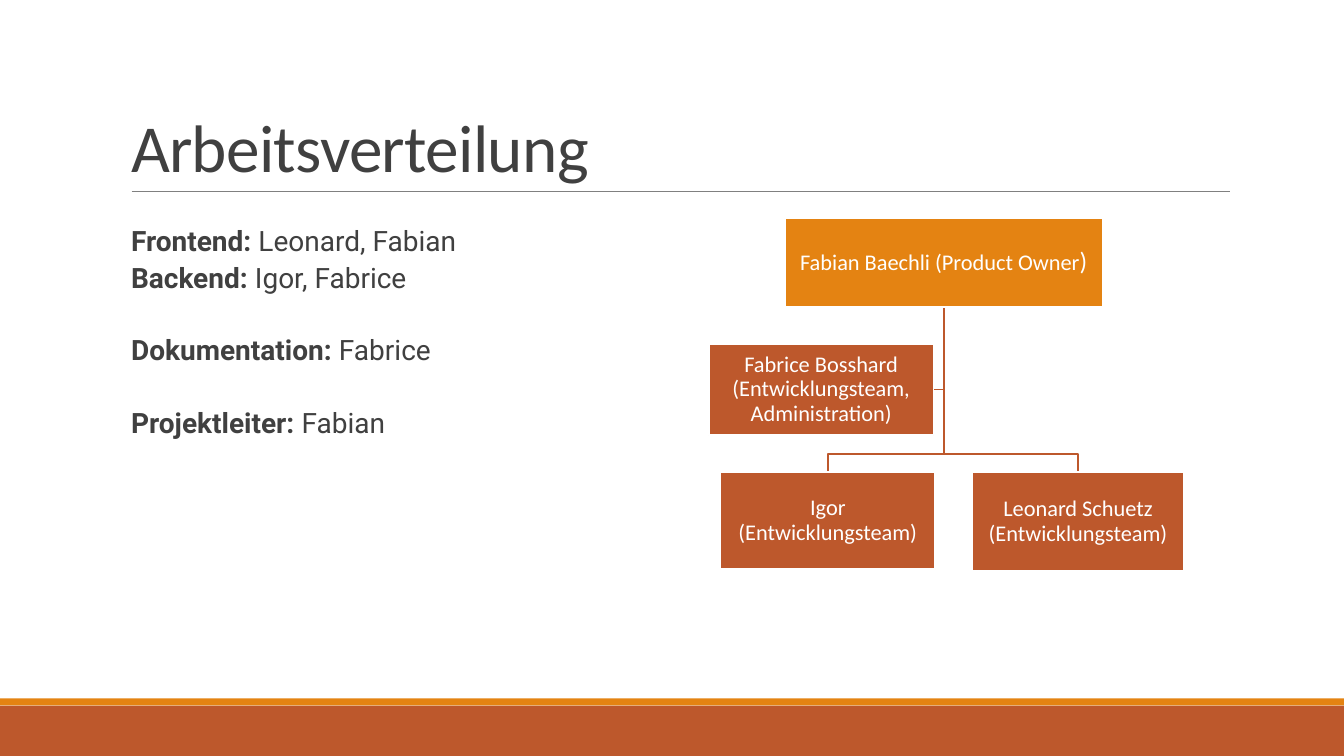
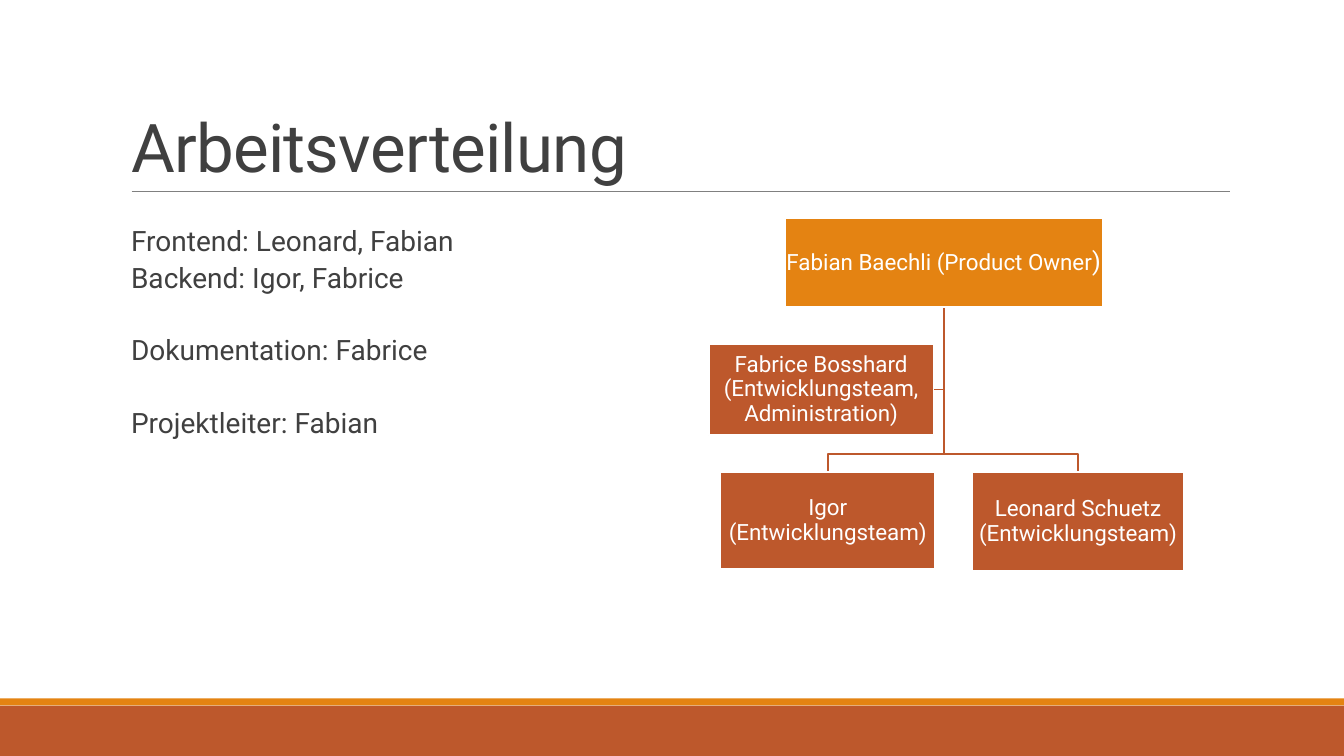
Before and after one commit to fabianbaechli/online_note_tool, a slide deck: slide 10 of Presentation/presentation_online_note_tool.pptx. Drawn at 1344x756 pixels with LibreOffice and Linux fonts; fonts in the diff are those of the drawing. Boxes give left, top, right and bottom in pixels: in the first picture for what was removed or moved away, otherwise in the second. Text is boxed around its words. In the diff, an @@ line names an element or a change of style, - is before the commit and + after.

```diff
--- a/Presentation/presentation_online_note_tool.pptx
+++ b/Presentation/presentation_online_note_tool.pptx
@@ text "Frontend: Leonard, Fabian" at box(131, 230, 454, 439): bold off in "Frontend:", "Backend:", "Dokumentation:", "Projektleiter:" @@
@@ font Calibri to Roboto in 5 elements at box(131, 121, 627, 186), box(786, 252, 1092, 275), box(729, 499, 927, 545), box(979, 499, 1177, 546), box(724, 355, 919, 426) @@
```
Also in this commit, not shown: 14 other slides changed, 1 slide added.
